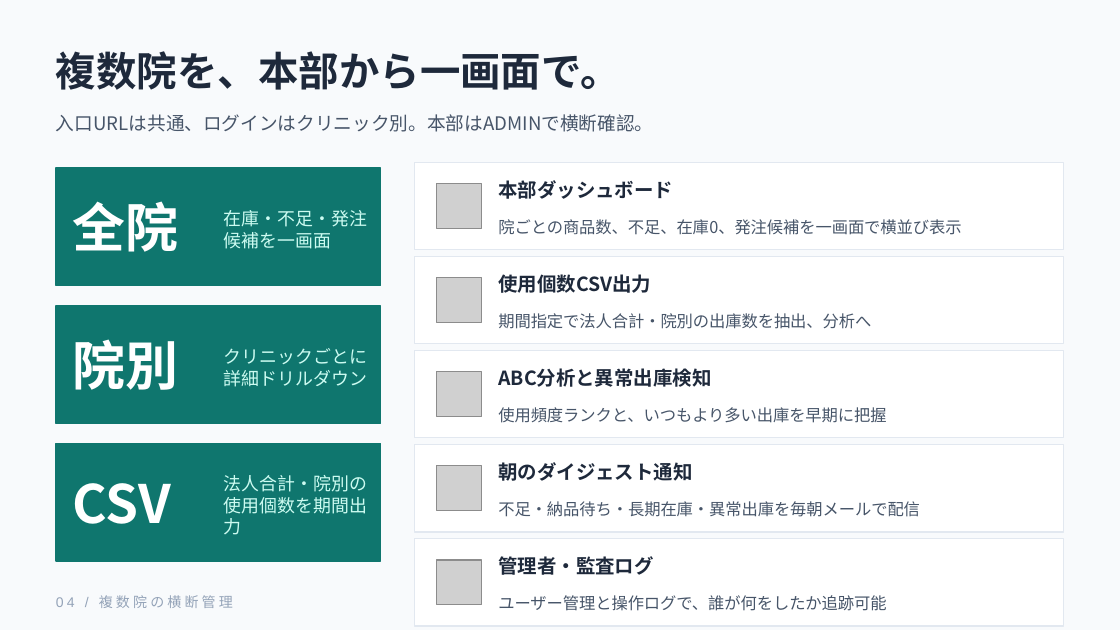
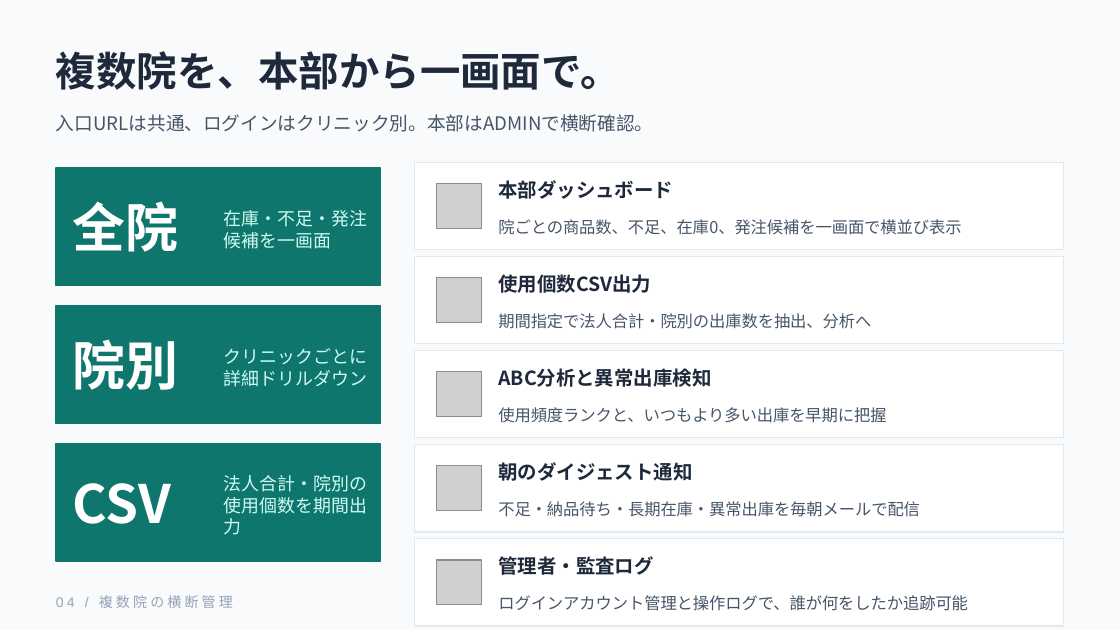
Before and after one commit to goldship527/dental-materials-inventory, a slide deck: slide 4 of docs/customer-proposal.pptx. Drawn at 1120x630 pixels with LibreOffice and Linux fonts; fonts in the diff are those of the drawing; grey boxes stand for pictures. Boxes give left, top, right and bottom in pixels: in the first picture for what was removed or moved away, otherwise in the second. Text is boxed around its words. In the diff, an @@ line names an element or a change of style, - is before the commit and + after.

```diff
--- a/docs/customer-proposal.pptx
+++ b/docs/customer-proposal.pptx
@@ text at box(498, 595, 968, 611): text changed @@
-ユーザー管理と操作ログで、誰が何をしたか追跡可能
+ログインアカウント管理と操作ログで、誰が何をしたか追跡可能
```
Also in this commit, not shown: 2 other slides changed, 21 other files.
